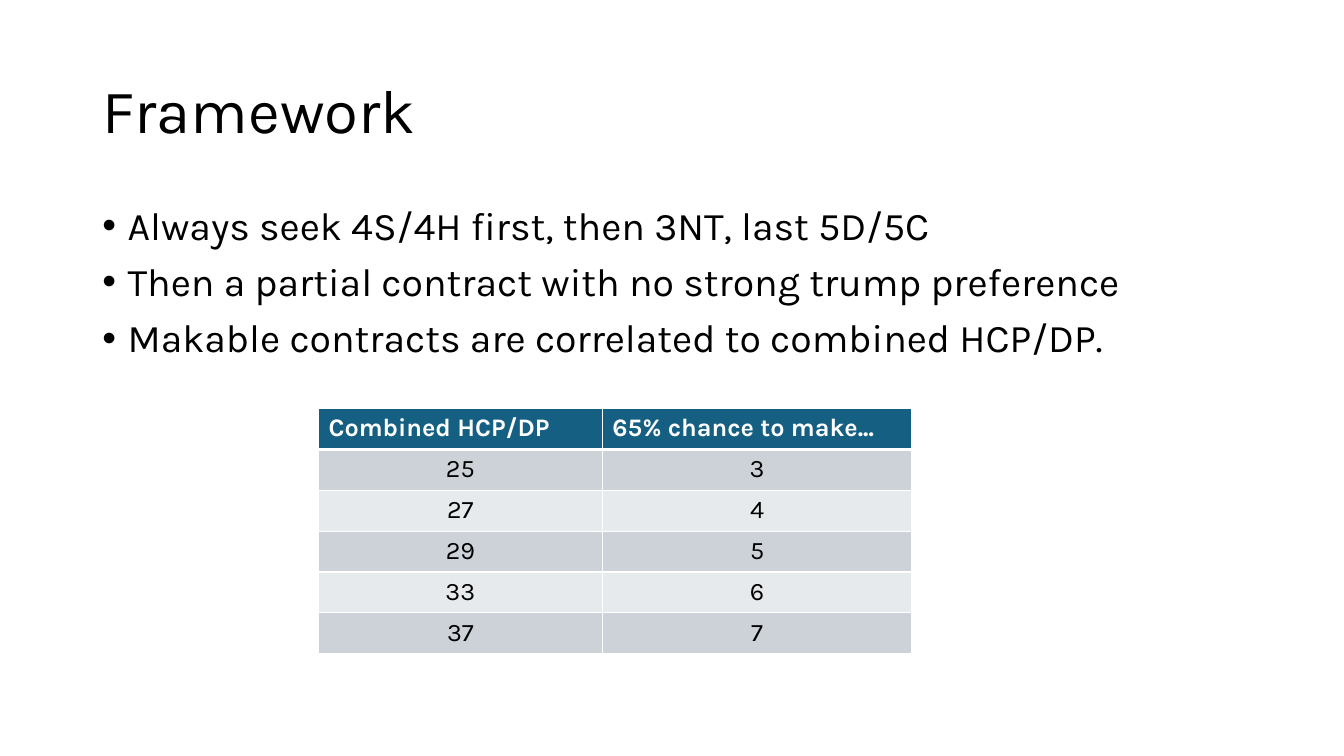
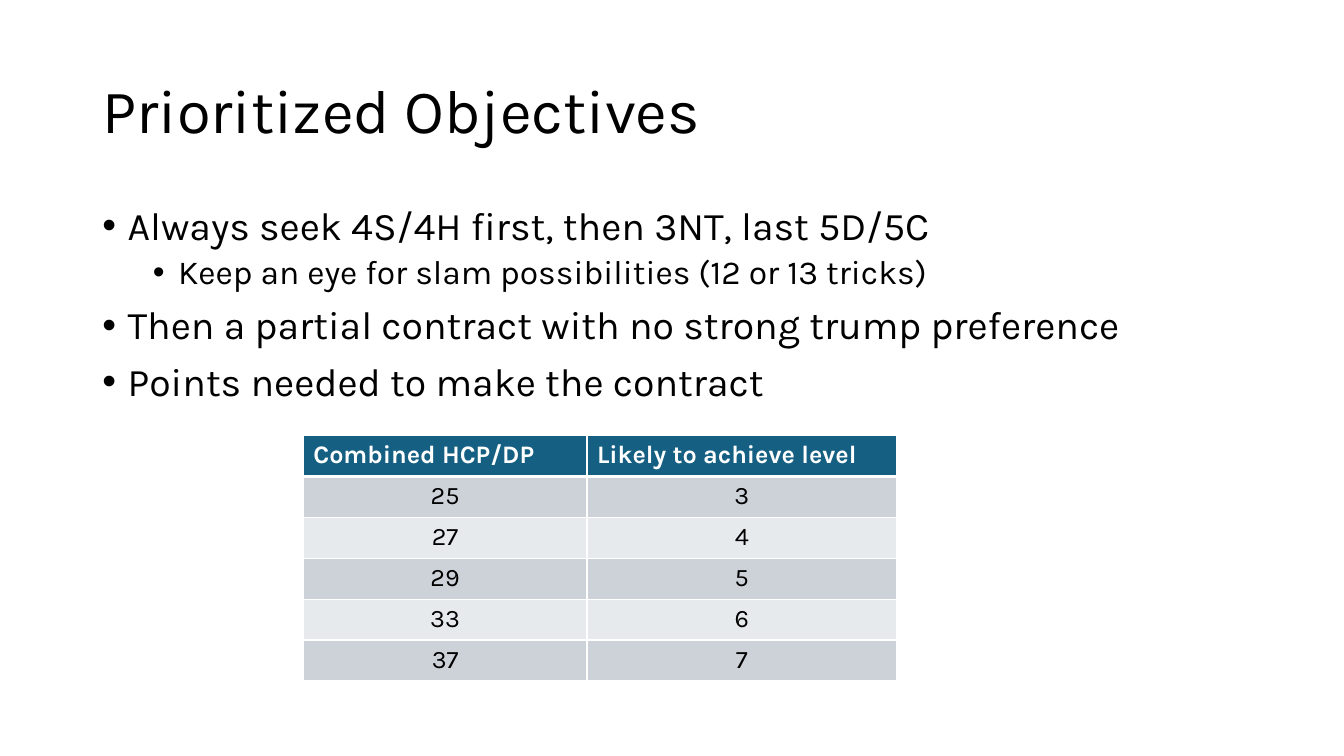
Before and after one commit to sywhub/bridge101, a slide deck: slide 5 of class.pptx (slide 16 before the commit). Drawn at 1344x756 pixels with LibreOffice and Linux fonts; fonts in the diff are those of the drawing; background and template pictures are left out. Boxes give left, top, right and bottom in pixels: in the first picture for what was removed or moved away, otherwise in the second. Text is boxed around its words. In the diff, an @@ line names an element or a change of style, - is before the commit and + after.

```diff
--- a/class.pptx
+++ b/class.pptx
@@ title at [102, 90, 700, 148]: text changed @@
-Framework
+Prioritized Objectives
@@ text at [178, 259, 927, 293]: paragraph added @@
+  • Keep an eye for slam possibilities (12 or 13 tricks)
@@ text at [128, 369, 764, 397]: text changed @@
-• Makable contracts are correlated to combined HCP/DP.
+• Points needed to make the contract
@@ table at [303, 436, 897, 681] @@
-row 1, column 2: 65% chance to make...
+row 1, column 2: Likely to achieve level
@@ table: place and size @@
-table at [319, 408, 912, 653]
+table at [303, 436, 897, 681]
```
Also in this commit, not shown: 11 other slides changed, 3 slides added, 3 slides removed, 3 other files.
